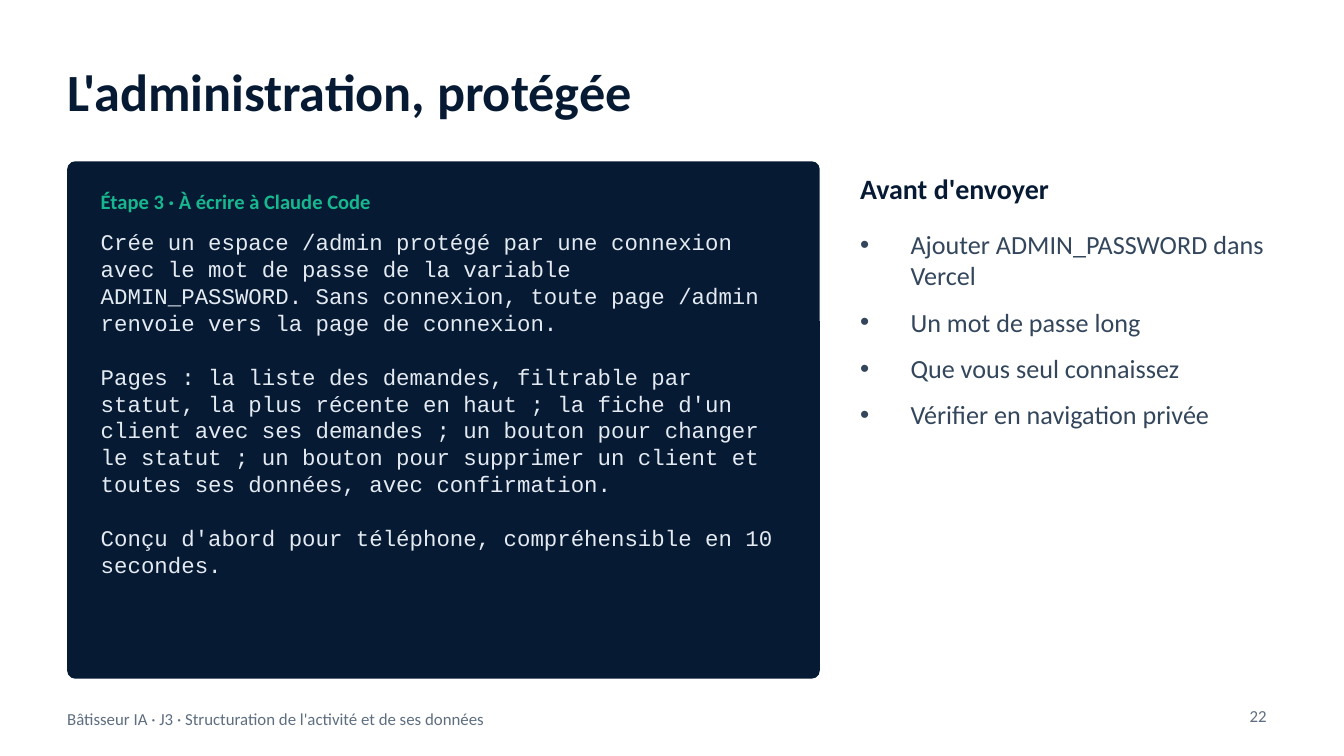
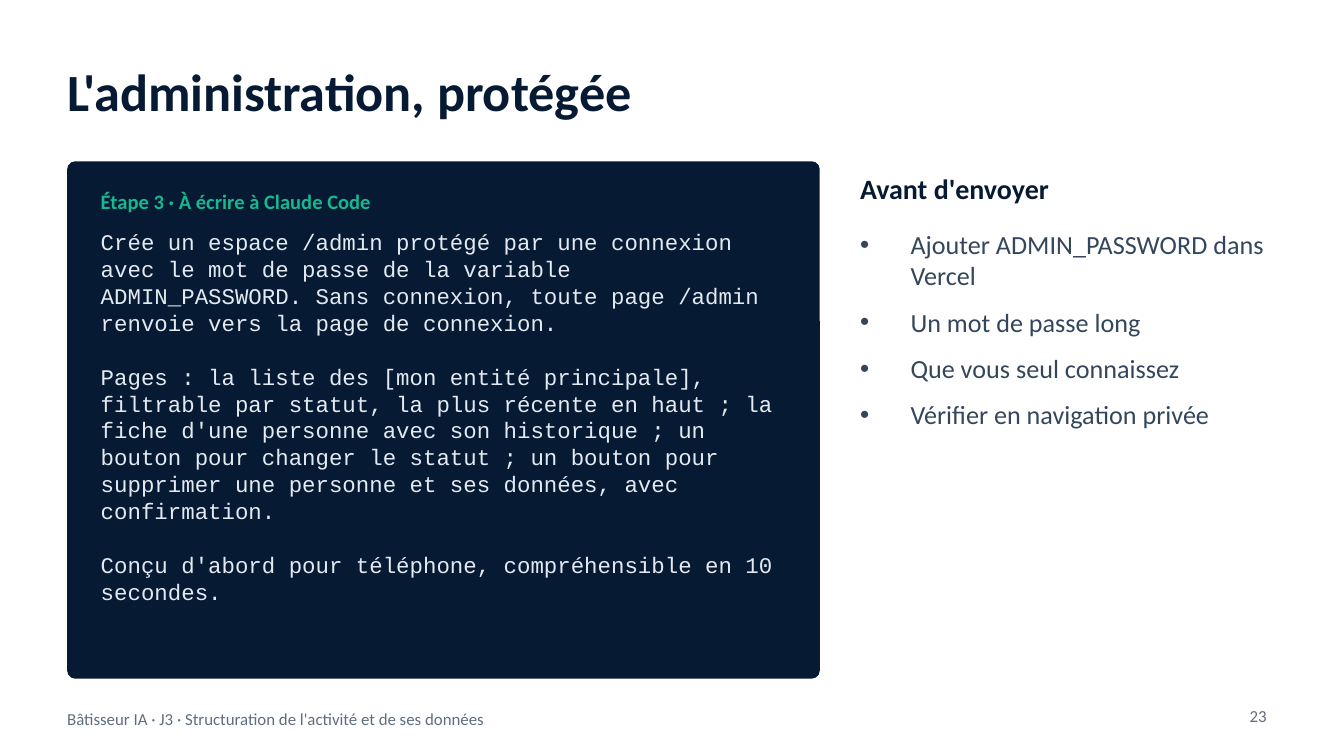
Before and after one commit to benyG/cisspbootcamp, a slide deck: slide 23 of content/library/files/Batisseur-IA-J3.pptx (slide 22 before the commit). Drawn at 1344x756 pixels with LibreOffice and Linux fonts; fonts in the diff are those of the drawing. Boxes give left, top, right and bottom in pixels: in the first picture for what was removed or moved away, otherwise in the second. Text is boxed around its words. In the diff, an @@ line names an element or a change of style, - is before the commit and + after.

```diff
--- a/content/library/files/Batisseur-IA-J3.pptx
+++ b/content/library/files/Batisseur-IA-J3.pptx
@@ text at box(101, 369, 772, 520): text changed @@
-Pages : la liste des demandes, filtrable par statut, la plus récente en haut ; la fiche d'un client avec ses demandes ; un bouton pour changer le statut ; un bouton pour supprimer un client et toutes ses données, avec confirmation.
+Pages : la liste des [mon entité principale], filtrable par statut, la plus récente en haut ; la fiche d'une personne avec son historique ; un bouton pour changer le statut ; un bouton pour supprimer une personne et ses données, avec confirmation.
@@ page number at box(1250, 711, 1267, 722): text changed @@
-22
+23
```
Also in this commit, not shown: 10 other slides changed, 1 slide added, 13 other files.
